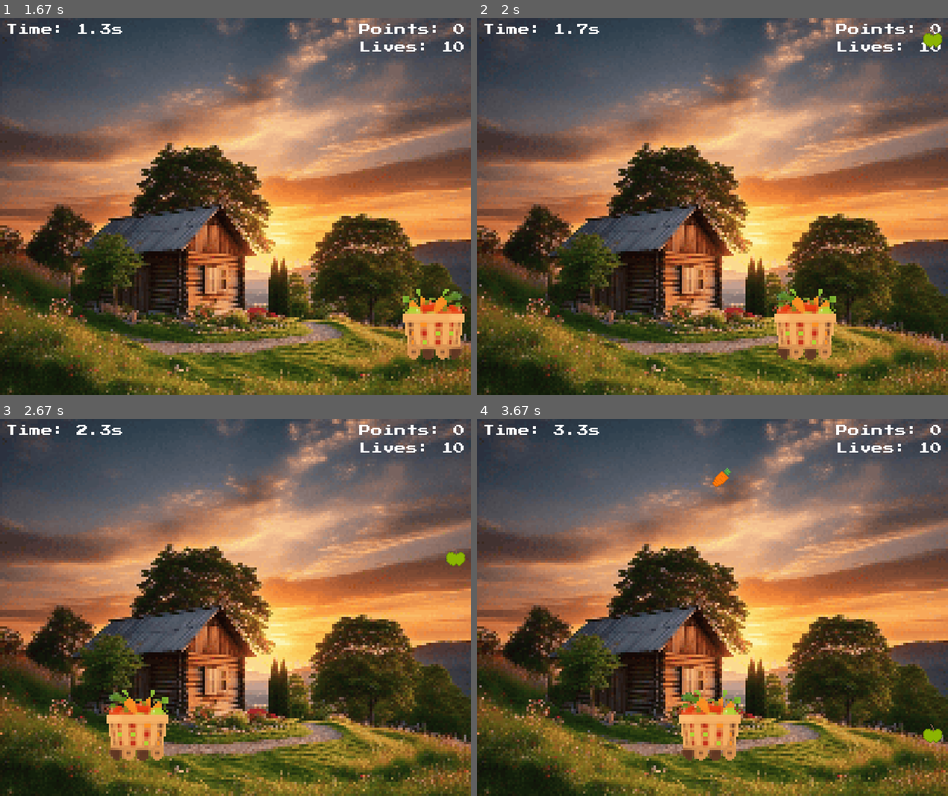
Above: before the commit, frames 1-4 (two rows, left to right).
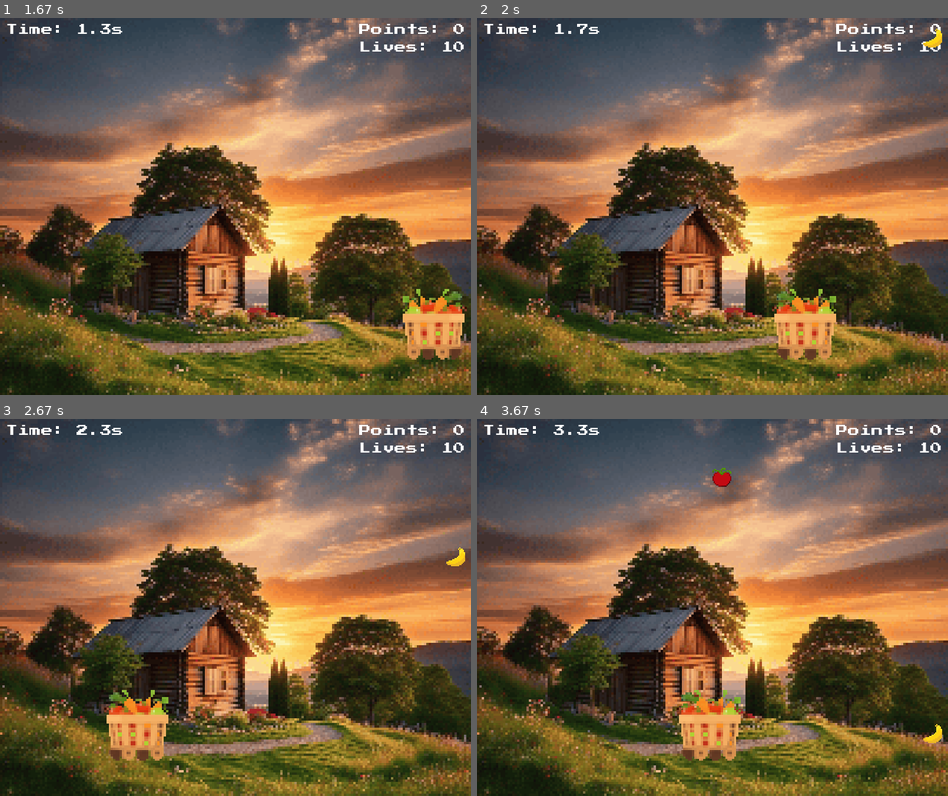
Above: after the commit, the same moments.

Repository: chickenSandwich-cpu/Fruit_Basket_pygame
Game: pygame game, started from Fruit_Basket/Fruit_Basket.py
The game is run twice, just before and just after one commit, with the same random seed, the same clock (stepped at 60 frames per second) and the same inputs.
Inputs:
- Up to frame 1 (1.67 s): tap Space at 0.33, 0.73, 1.03, 1.23, 1.53 s; hold Right 0.67-1.13 s; hold Right 1.17-1.63 s
- Up to frame 2 (2 s): hold Left from 1.67 s (still down); tap Space at 1.73 s
- Up to frame 3 (2.67 s): tap Space at 2.03, 2.3, 2.6 s; release Left at 2.2 s; hold Left 2.23-2.63 s
- Up to frame 4 (3.67 s): hold Right 2.67-3.3 s; tap Space at 2.73, 3.03, 3.4 s; hold Left from 3.33 s (still down)

Frame 1 is identical in both runs. In frame 2, 0.1% of the frame differs, in the area x 94-99%, y 2-8%; in frame 3, 0.1%; in frame 4, 0.3%, in the area x 50-99%, y 12-86%.

Commit message:
added banana!!

Diff:
--- a/Fruit_Basket/Fruit_Basket.py
+++ b/Fruit_Basket/Fruit_Basket.py
@@ -43,6 +43,7 @@
     pygame.image.load("assets/carrot.png"),
     pygame.image.load("assets/green_apple.png")
     ]
+banana_img = pygame.image.load("assets/banana.png")
 
 # Sound effects
 collect_sound = [
@@ -177,7 +178,7 @@
         # Spawn fruits
         if fruit_count >= fruit_add_increment:
             fruit_x = random.randint(0, WIDTH - FRUIT_WIDTH)
-            fruit_type = random.choice(fruit_images)
+            fruit_type = banana_img if random.random() < 0.1 else random.choice(fruit_images)  # 10% chance for banana
             fruit = {
                 "rect": pygame.Rect(fruit_x, -FRUIT_HEIGHT, FRUIT_WIDTH, FRUIT_HEIGHT),
                 "image": fruit_type
@@ -216,7 +217,12 @@
             elif fruit["rect"].colliderect(basket_rect):
                 random.choice(collect_sound).set_volume(random.uniform(0.2, 0.5))
                 random.choice(collect_sound).play()
-                points += 1
+                if fruit["image"] == banana_img:
+                    lives += 1
+                    points += 2
+                else:
+                    points += 1
+
                 fruits.remove(fruit)
 
         if lives <= 0:
